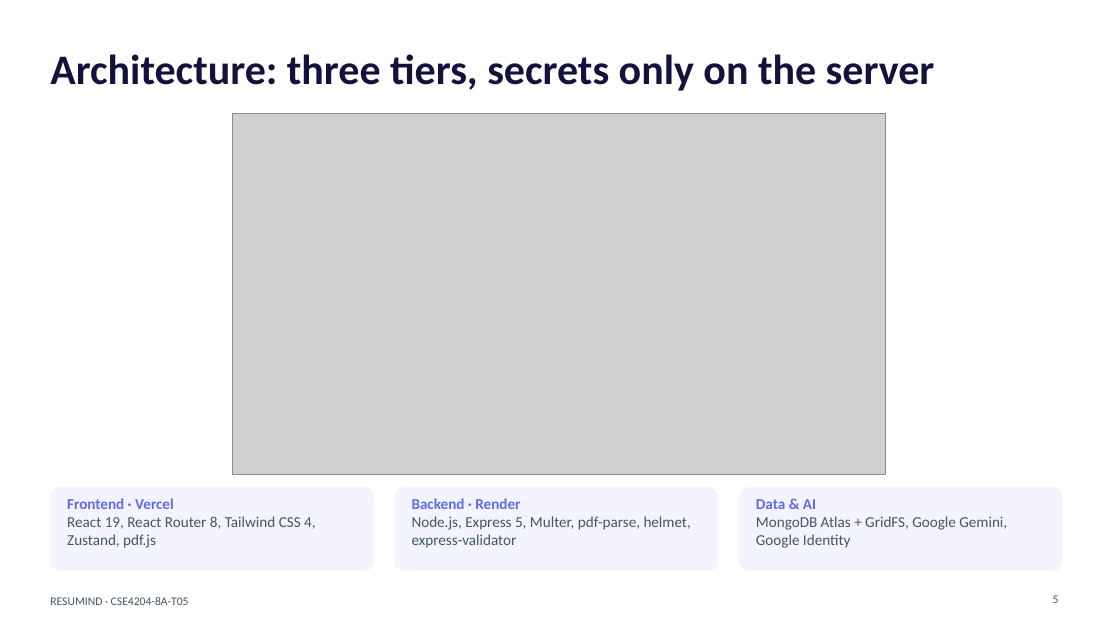
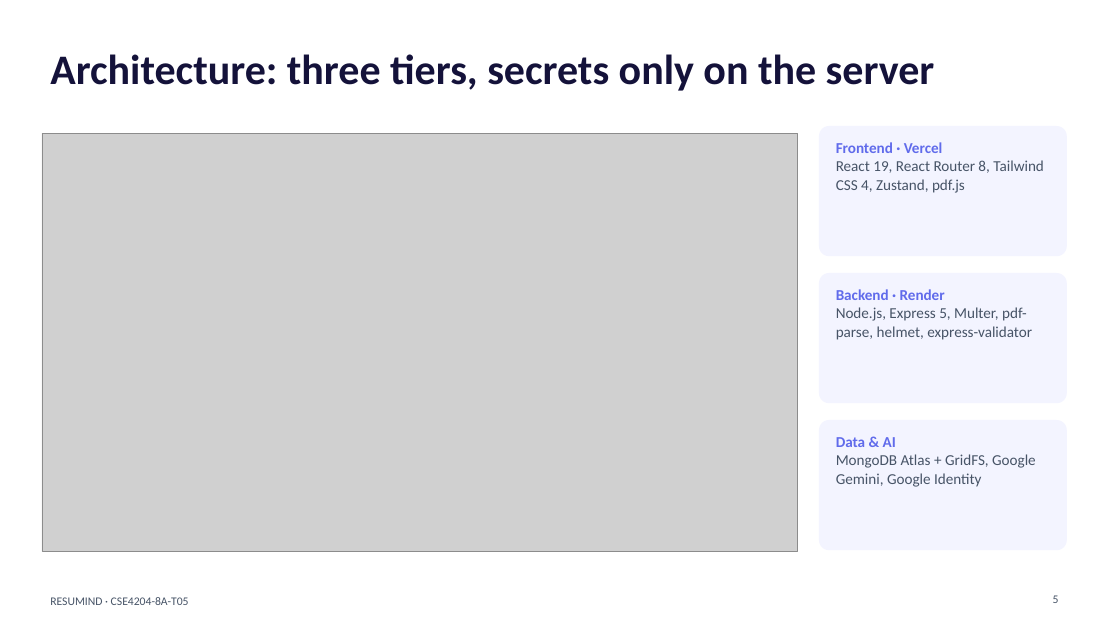
Before and after one commit to mahamud894/AI_Resume_Analyzer, a slide deck: slide 5 of documentation/Week 13 Assignment — Presentation/CSE4204-8A-T05 Presentation.pptx. Drawn at 1120x630 pixels with LibreOffice and Linux fonts; fonts in the diff are those of the drawing; grey boxes stand for pictures. Boxes give left, top, right and bottom in pixels: in the first picture for what was removed or moved away, otherwise in the second. Text is boxed around its words. In the diff, an @@ line names an element or a change of style, - is before the commit and + after.

```diff
--- a/documentation/Week 13 Assignment — Presentation/CSE4204-8A-T05 Presentation.pptx
+++ b/documentation/Week 13 Assignment — Presentation/CSE4204-8A-T05 Presentation.pptx
@@ picture: place and size @@
-picture at box(232, 113, 885, 475)
+picture at box(42, 134, 798, 552)
@@ rounded rectangle: place and size @@
-rounded rectangle at box(50, 487, 374, 571)
+rounded rectangle at box(819, 126, 1067, 256)
@@ text "Frontend · Vercel" rewrapped from box(67, 498, 315, 548) to box(836, 142, 1044, 193) @@
@@ proportions changed in 3 elements at box(819, 420, 1067, 550), box(819, 126, 1067, 256), box(819, 273, 1067, 403) @@
@@ rounded rectangle: place and size @@
-rounded rectangle at box(395, 487, 718, 571)
+rounded rectangle at box(819, 273, 1067, 403)
@@ text "Backend · Render" rewrapped from box(412, 498, 691, 548) to box(836, 289, 1032, 340) @@
@@ rounded rectangle: place and size @@
-rounded rectangle at box(739, 487, 1063, 571)
+rounded rectangle at box(819, 420, 1067, 550)
@@ text "Data & AI" rewrapped from box(756, 499, 1007, 548) to box(836, 437, 1036, 487) @@
```
Also in this commit, not shown: 1 other slide changed, 11 other files.
